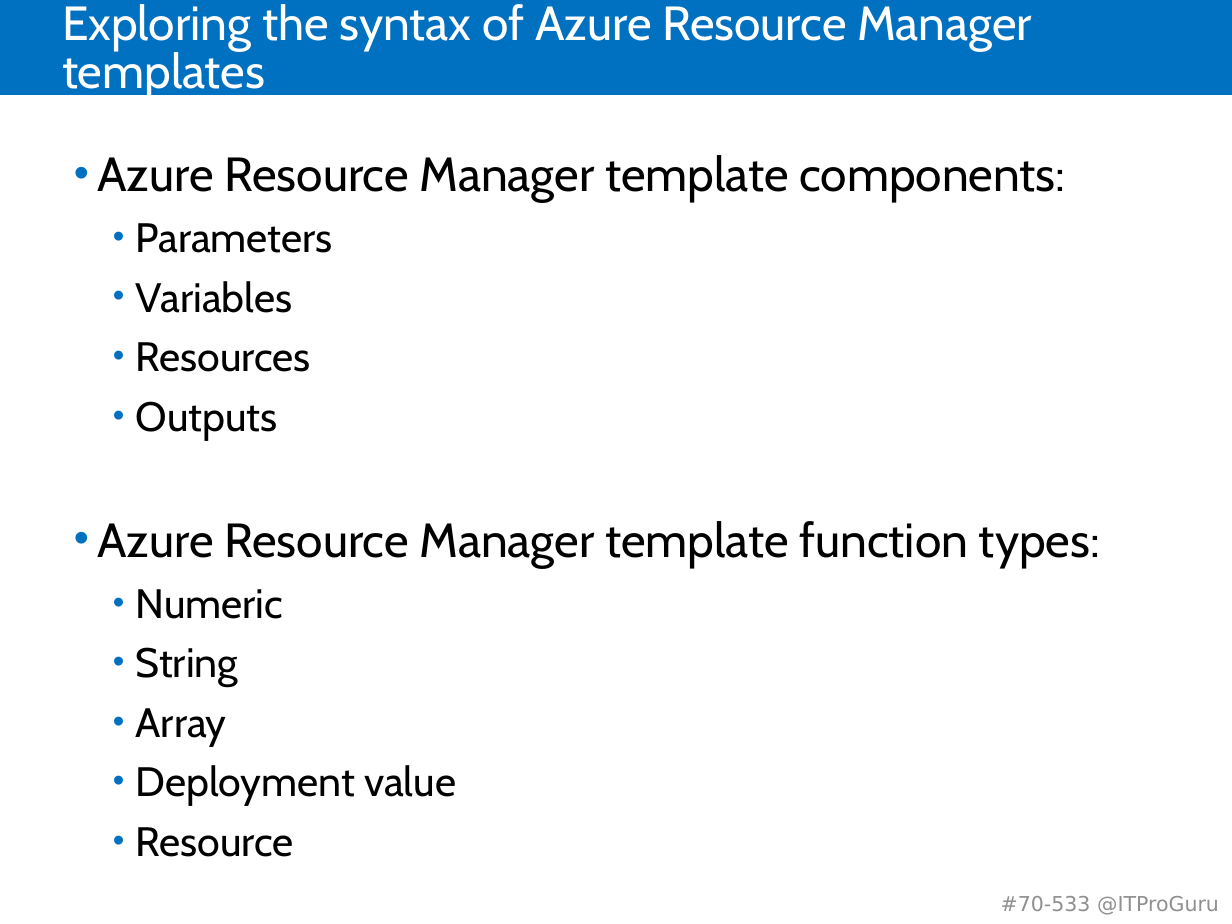
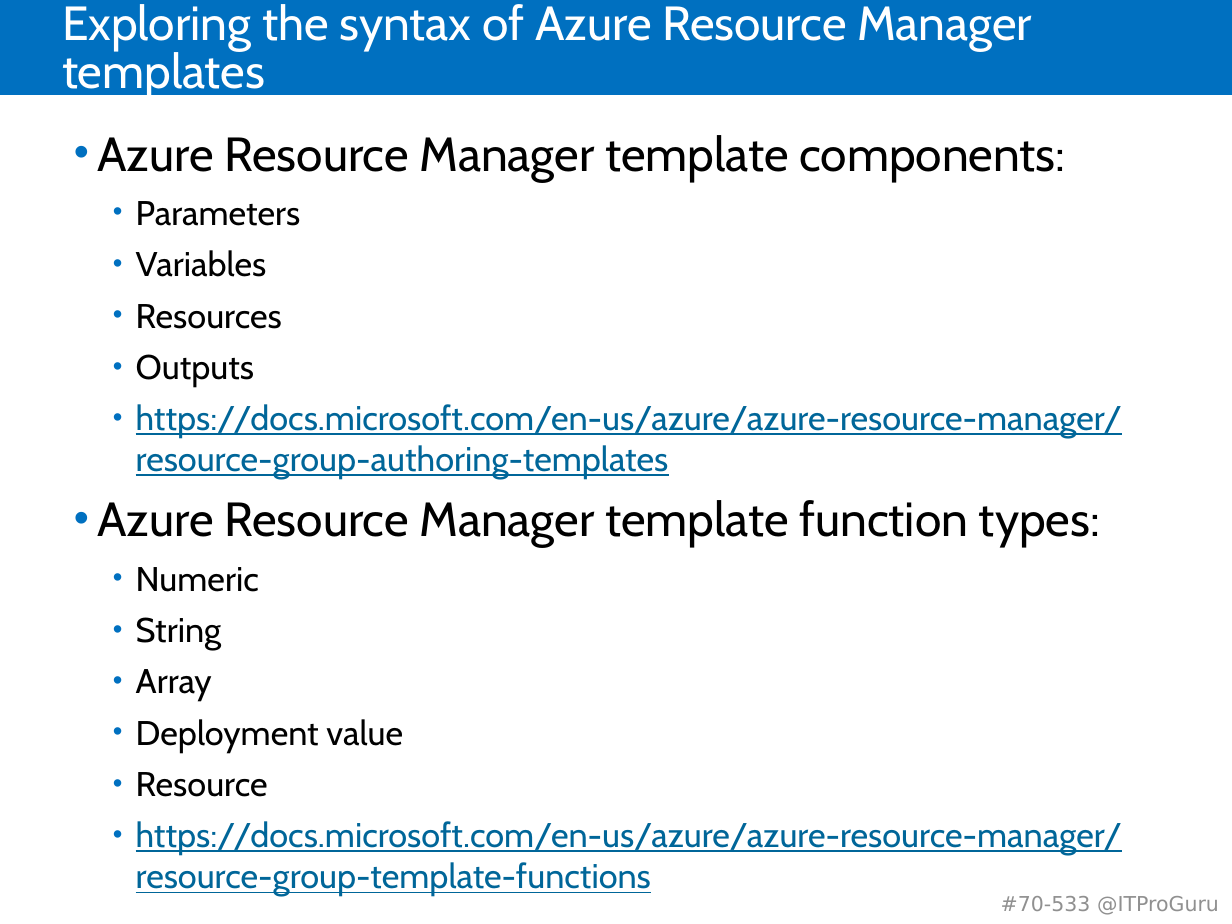
Before and after one commit to guruskill/70-533, a slide deck: slide 7 of 70-533-02-Compute.pptx. Drawn at 1232x924 pixels with LibreOffice and Linux fonts; fonts in the diff are those of the drawing. Boxes give left, top, right and bottom in pixels: in the first picture for what was removed or moved away, otherwise in the second. Text is boxed around its words. In the diff, an @@ line names an element or a change of style, - is before the commit and + after.

```diff
--- a/70-533-02-Compute.pptx
+++ b/70-533-02-Compute.pptx
@@ text "Azure Resource Manager template components:": place and size @@
-text "Azure Resource Manager template components:" at [97, 155, 1100, 857]
+text "Azure Resource Manager template components:" at [97, 135, 1122, 897]
@@ text at [136, 201, 403, 797]: size 24 to 20 pt in "Parameters", "Variables", "Resources", "Outputs" and 5 more places @@
@@ text at [136, 404, 1122, 480]: paragraph added @@
+  • https://docs.microsoft.com/en-us/azure/azure-resource-manager/resource-group-authoring-templates
@@ text at [136, 821, 1122, 897]: paragraph added @@
+  • https://docs.microsoft.com/en-us/azure/azure-resource-manager/resource-group-template-functions
```
Also in this commit, not shown: 2 other slides changed.
